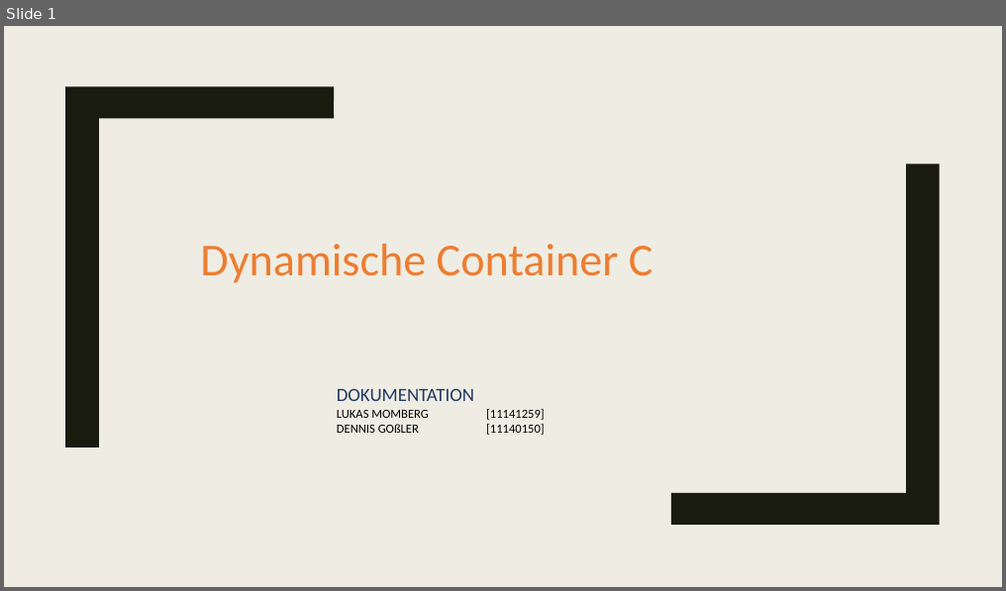
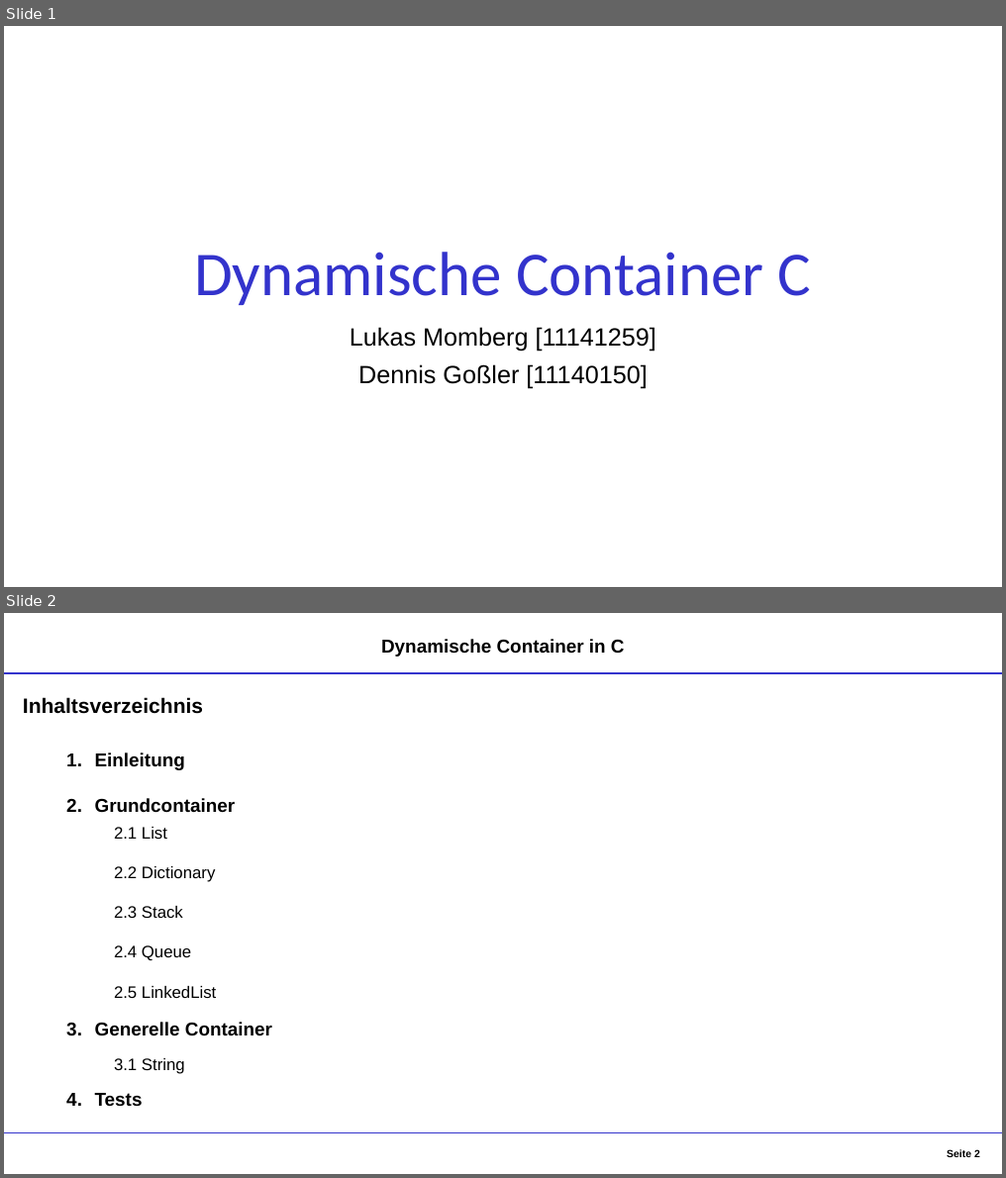
Before and after one commit to DennisGoss99/InPr_DynamicCollections, a slide deck: Dokumentation/Container - Präsentation.pptx. Shown one above the other, each under a label of ours: slide 1 before the commit, slides 1 and 2 after it. The pictures are 1006x591 and 1006x1178 pixels, drawn with LibreOffice and Linux fonts; fonts in the diff are those of the drawing. Boxes give left, top, right and bottom in pixels: in the first picture for what was removed or moved away, otherwise in the second. Text is boxed around its words. In the diff, an @@ line names an element or a change of style, - is before the commit and + after.

```diff
--- a/Dokumentation/Container - Präsentation.pptx
+++ b/Dokumentation/Container - Präsentation.pptx
@@ slide 2 added at bbox=[4, 613, 1002, 1174], background #FFFFFF @@
@@ text added at bbox=[381, 639, 625, 657], 18 pt, text #000000, bold @@
+Dynamische Container in C
@@ line added from (4, 673) to (1002, 673), #3333CC 1.25 pt @@
@@ text added at bbox=[23, 697, 203, 714], 20 pt, text #000000, bold @@
+Inhaltsverzeichnis
@@ text added at bbox=[95, 753, 272, 1106], 18 pt, text #000000, bold @@
+1. Einleitung
+2. Grundcontainer
+3. Generelle Container
+4. Tests
@@ text added at bbox=[114, 827, 216, 998], 16 pt, text #000000 @@
+2.1 List
+2.2 Dictionary
+2.3 Stack
+2.4 Queue
+2.5 LinkedList
@@ text added at bbox=[114, 1059, 185, 1074], 16 pt, text #000000 @@
+3.1 String
@@ line added from (4, 1134) to (1002, 1134), #3333CC 1.25 pt @@
@@ page number added at bbox=[946, 1150, 980, 1157], 10 pt, text #000000, bold @@
+Seite 2
@@ slide 1 changed as well @@
@@ background #EFEDE3 to #FFFFFF @@
@@ freeform shape removed at bbox=[65, 86, 334, 448] @@
@@ title "Dynamische Container C": place and size @@
-title "Dynamische Container C" at bbox=[200, 244, 653, 283]
+title "Dynamische Container C" at bbox=[194, 252, 812, 305]
@@ title "Dynamische Container C" at bbox=[194, 252, 812, 305]: size 44 to 60 pt, text colour #ED7D31 to #3333CC; alignment left to centre; line spacing 1 to 0.9; vertical alignment middle to bottom @@
@@ freeform shape removed at bbox=[672, 164, 940, 525] @@
@@ subtitle at bbox=[350, 327, 656, 388]: text changed; size 12 to 24 pt; font Calibri to Arial @@
-DOKUMENTATION
-LUKAS MOMBERG [11141259]
-DENNIS GOßLER [11140150]
+Lukas Momberg [11141259]
+Dennis Goßler [11140150]
```
Also in this commit, not shown: 11 other slides added, 13 slides removed.
